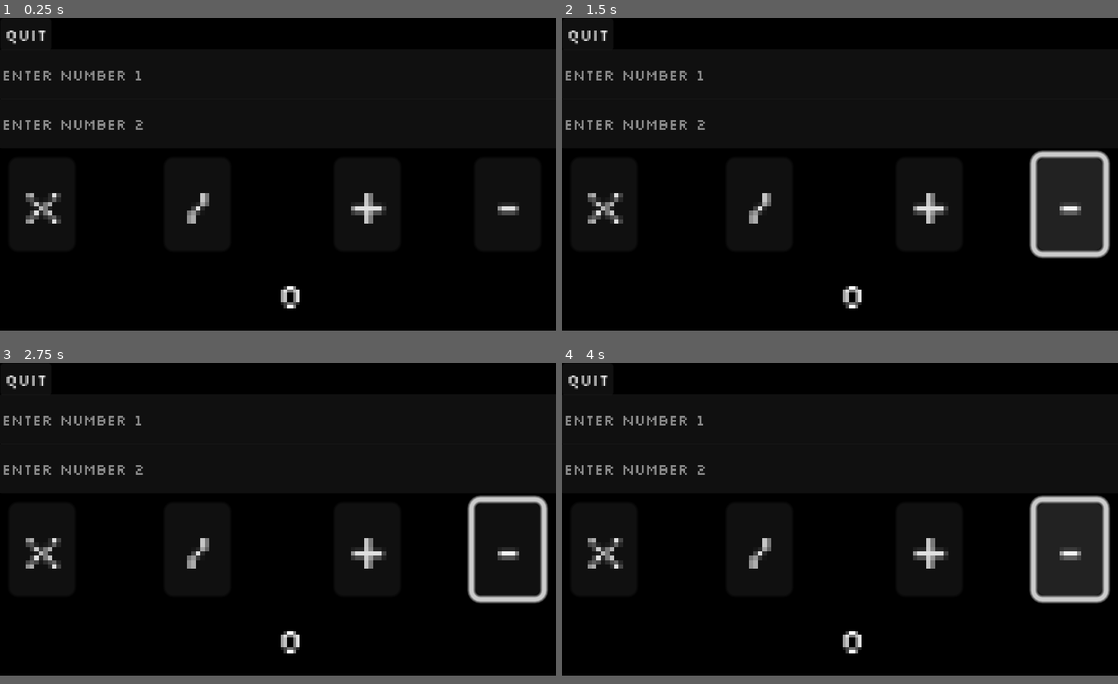
Above: before the commit, frames 1-4 (two rows, left to right).
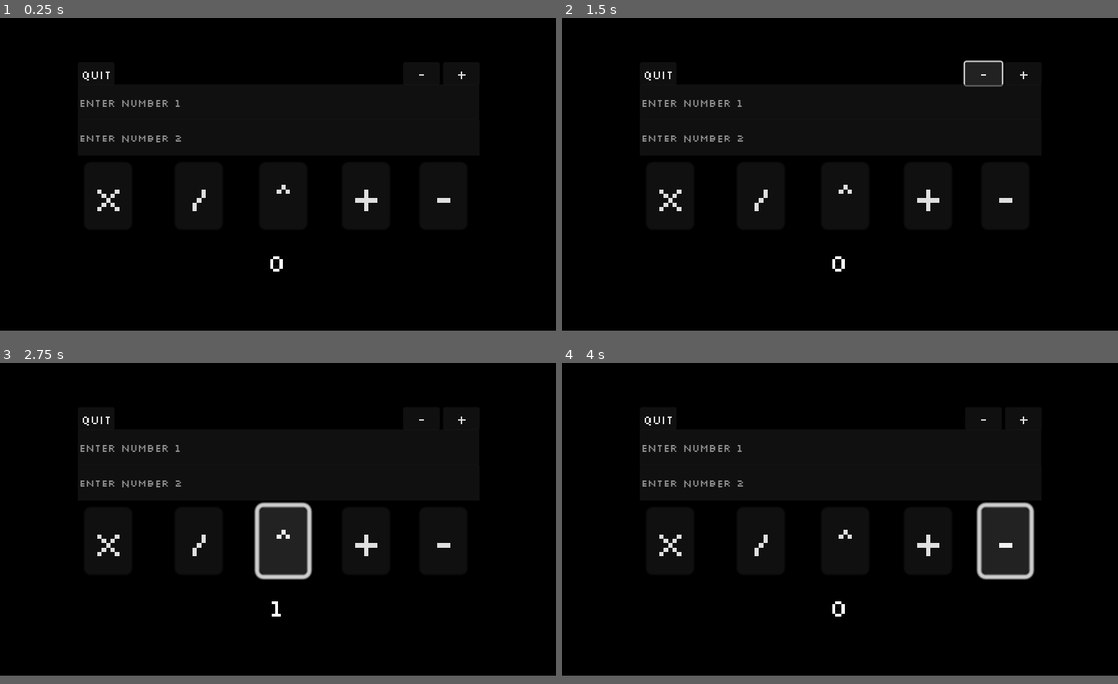
Above: after the commit, the same moments.

Repository: FireEntity1/calculator
Game: Godot game, scene res://main.tscn
Two runs of this game, one before a commit and one after it. Both use one fixed random seed, a clock stepped at 60 frames per second and the inputs below.
Inputs (mouse positions are in pixels of both pictures, inside the frame that each line leads up to):
- Up to frame 1 (0.25 s): no input
- Up to frame 2 (1.5 s): click "+" at 0.5 s; click "-" at 1.25 s
- Up to frame 3 (2.75 s): click (283, 539) at 2 s, where only the run after the commit has a clickable "^"
- Up to frame 4 (4 s): click "+" at 2.75 s; click "-" at 3.5 s

The runs differ from the first frame. In frame 1, 2.6% of the frame differs, in the area x 0-94%, y 3-91%; in frame 2, 7.5%; in frame 3, 6.7%; in frame 4, 9.5%, in the area x 0-99%, y 3-91%.

Commit message:
Exponents + Aesthetics

Diff:
--- a/icon.svg
+++ /dev/null
@@ -1 +0,0 @@
-<svg height="128" width="128" xmlns="http://www.w3.org/2000/svg"><rect x="2" y="2" width="124" height="124" rx="14" fill="#363d52" stroke="#212532" stroke-width="4"/><g transform="scale(.101) translate(122 122)"><g fill="#fff"><path d="M105 673v33q407 354 814 0v-33z"/><path d="m105 673 152 14q12 1 15 14l4 67 132 10 8-61q2-11 15-15h162q13 4 15 15l8 61 132-10 4-67q3-13 15-14l152-14V427q30-39 56-81-35-59-83-108-43 20-82 47-40-37-88-64 7-51 8-102-59-28-123-42-26 43-46 89-49-7-98 0-20-46-46-89-64 14-123 42 1 51 8 102-48 27-88 64-39-27-82-47-48 49-83 108 26 42 56 81zm0 33v39c0 276 813 276 814 0v-39l-134 12-5 69q-2 10-14 13l-162 11q-12 0-16-11l-10-65H446l-10 65q-4 11-16 11l-162-11q-12-3-14-13l-5-69z" fill="#478cbf"/><path d="M483 600c0 34 58 34 58 0v-86c0-34-58-34-58 0z"/><circle cx="725" cy="526" r="90"/><circle cx="299" cy="526" r="90"/></g><g fill="#414042"><circle cx="307" cy="532" r="60"/><circle cx="717" cy="532" r="60"/></g></g></svg>
--- a/main.gd
+++ b/main.gd
@@ -16,6 +16,7 @@
 		"/": ans = float(num1/num2)
 		"+": ans = float(num1+num2)
 		"-": ans = float(num1-num2)
+		"^": ans = float(num1**num2)
 		" ": pass
 	$ans.text = str(ans)
 
@@ -33,3 +34,13 @@
 
 func _on_mult_2_button_up():
 	get_tree().quit()
+
+func _on_small_button_up():
+	get_window().size = get_window().size - Vector2i(30, 30)
+
+func _on_large_button_up():
+	get_window().size = get_window().size + Vector2i(30, 30)
+
+
+func _on_exponent_button_up():
+	op = "^"
--- a/main.tscn
+++ b/main.tscn
@@ -6,30 +6,48 @@
 [ext_resource type="Script" path="res://window.gd" id="4_6jsjr"]
 
 [node name="Root" type="Node2D"]
+position = Vector2(222, 124)
 script = ExtResource("1_56dt5")
 
 [node name="Bg" type="Sprite2D" parent="."]
-position = Vector2(599, 657)
-scale = Vector2(6.98438, 5.21094)
+position = Vector2(576.5, 331.5)
+scale = Vector2(4.57422, 2.66797)
 texture = ExtResource("1_7o75k")
 
 [node name="Control" type="Control" parent="."]
 layout_mode = 3
 anchors_preset = 0
 offset_left = -3.0
-offset_top = -71.0
+offset_top = -16.0
 offset_right = 1168.0
-offset_bottom = 601.0
+offset_bottom = 656.0
 script = ExtResource("4_6jsjr")
 
 [node name="mult2" type="Button" parent="."]
-offset_left = 1.0
 offset_top = -64.0
-offset_right = 49.0
+offset_right = 48.0
 offset_bottom = -34.0
 scale = Vector2(2.20063, 2.20063)
 theme = ExtResource("2_71k4h")
 text = "quit"
+
+[node name="large" type="Button" parent="."]
+offset_left = 1051.0
+offset_top = -64.0
+offset_right = 1099.0
+offset_bottom = -34.0
+scale = Vector2(2.20063, 2.20063)
+theme = ExtResource("2_71k4h")
+text = "+"
+
+[node name="small" type="Button" parent="."]
+offset_left = 936.0
+offset_top = -64.0
+offset_right = 984.0
+offset_bottom = -34.0
+scale = Vector2(2.20063, 2.20063)
+theme = ExtResource("2_71k4h")
+text = "-"
 
 [node name="input1" type="LineEdit" parent="."]
 offset_right = 1155.0
@@ -58,18 +76,27 @@
 text = "X"
 
 [node name="div" type="Button" parent="."]
-offset_left = 340.0
+offset_left = 279.0
 offset_top = 224.0
-offset_right = 362.0
+offset_right = 301.0
 offset_bottom = 255.0
 scale = Vector2(6.27624, 6.27624)
 theme = ExtResource("2_71k4h")
 text = "/"
 
+[node name="exponent" type="Button" parent="."]
+offset_left = 522.0
+offset_top = 224.0
+offset_right = 544.0
+offset_bottom = 255.0
+scale = Vector2(6.27624, 6.27624)
+theme = ExtResource("2_71k4h")
+text = "^"
+
 [node name="add" type="Button" parent="."]
-offset_left = 692.0
+offset_left = 760.0
 offset_top = 224.0
-offset_right = 714.0
+offset_right = 782.0
 offset_bottom = 255.0
 scale = Vector2(6.27624, 6.27624)
 theme = ExtResource("2_71k4h")
@@ -85,9 +112,9 @@
 text = "-"
 
 [node name="ans" type="Label" parent="."]
-offset_left = 217.0
+offset_left = 89.0
 offset_top = 459.0
-offset_right = 389.0
+offset_right = 306.0
 offset_bottom = 482.0
 scale = Vector2(4.46317, 4.46317)
 theme = ExtResource("2_71k4h")
@@ -98,7 +125,10 @@
 
 [connection signal="gui_input" from="Control" to="Control" method="_on_gui_input"]
 [connection signal="button_up" from="mult2" to="." method="_on_mult_2_button_up"]
+[connection signal="button_up" from="large" to="." method="_on_large_button_up"]
+[connection signal="button_up" from="small" to="." method="_on_small_button_up"]
 [connection signal="button_up" from="mult" to="." method="_on_mult_button_up"]
 [connection signal="button_up" from="div" to="." method="_on_div_button_up"]
+[connection signal="button_up" from="exponent" to="." method="_on_exponent_button_up"]
 [connection signal="button_up" from="add" to="." method="_on_add_button_up"]
 [connection signal="button_up" from="sub" to="." method="_on_sub_button_up"]
--- a/project.godot
+++ b/project.godot
@@ -15,15 +15,20 @@
 config/features=PackedStringArray("4.2", "GL Compatibility")
 boot_splash/bg_color=Color(0, 0, 0, 1)
 boot_splash/show_image=false
-config/icon="res://icon.svg"
 
 [display]
 
+window/size/viewport_width=1600
+window/size/viewport_height=900
+window/size/initial_position_type=3
+window/size/resizable=false
 window/size/borderless=true
 window/size/transparent=true
+window/energy_saving/keep_screen_on=false
 window/stretch/mode="canvas_items"
 window/stretch/aspect="keep_width"
 window/per_pixel_transparency/allowed=true
+mouse_cursor/custom_image="res://cursor.png"
 
 [rendering]
 
Binary file added: cursor.png
Not shown, changed: cursor.png.import
